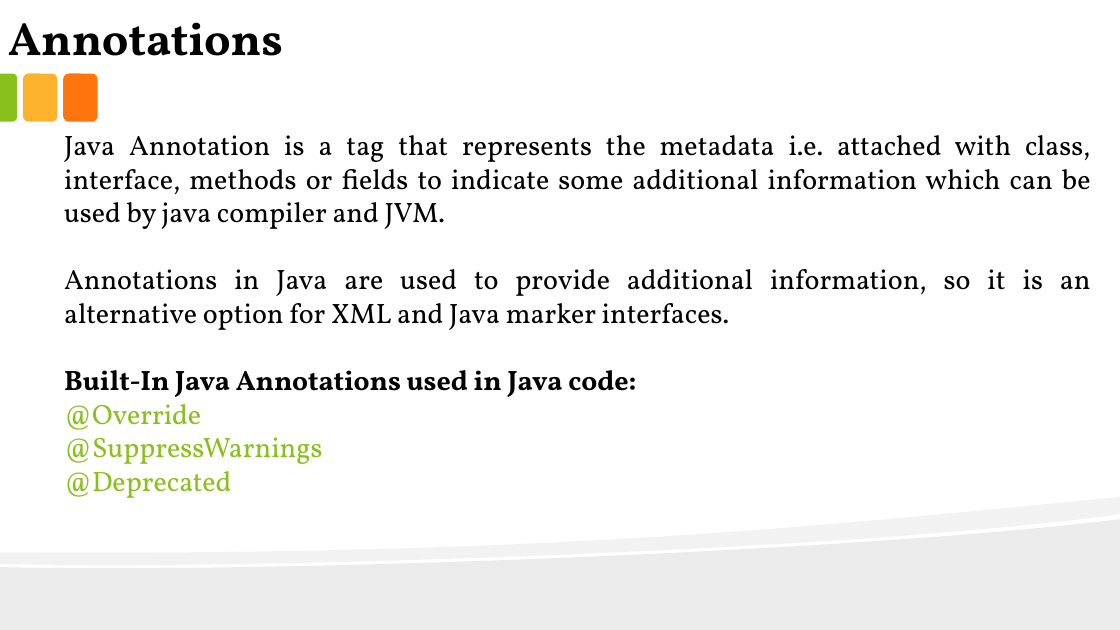
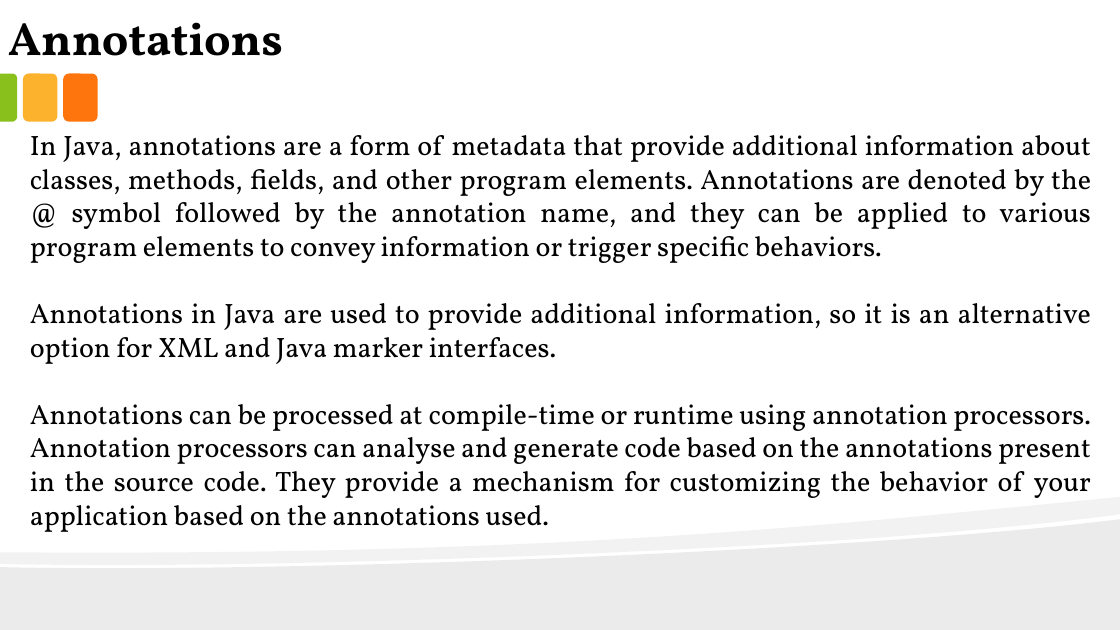
Before and after one commit to anirudhagaikwad/Java_Programming, a slide deck: slide 11 of Java_PPT/#14_Generics.pptx (slide 8 before the commit). Drawn at 1120x630 pixels with LibreOffice and Linux fonts; fonts in the diff are those of the drawing. Boxes give left, top, right and bottom in pixels: in the first picture for what was removed or moved away, otherwise in the second. Text is boxed around its words. In the diff, an @@ line names an element or a change of style, - is before the commit and + after.

```diff
--- a/Java_PPT/#14_Generics.pptx
+++ b/Java_PPT/#14_Generics.pptx
@@ text "In Java, annotations are a ...": place and size @@
-text "In Java, annotations are a ..." at [64, 135, 1091, 498]
+text "In Java, annotations are a ..." at [30, 135, 1091, 532]
@@ text at [30, 135, 1091, 263]: text changed @@
-Java Annotation is a tag that represents the metadata i.e. attached with class, interface, methods or fields to indicate some additional information which can be used by java compiler and JVM.
+In Java, annotations are a form of metadata that provide additional information about classes, methods, fields, and other program elements. Annotations are denoted by the @ symbol followed by the annotation name, and they can be applied to various program elements to convey information or trigger specific behaviors.
@@ text at [30, 404, 1091, 532]: text changed; bold off @@
-Built-In Java Annotations used in Java code:
-@Override
-@SuppressWarnings
-@Deprecated
+Annotations can be processed at compile-time or runtime using annotation processors. Annotation processors can analyse and generate code based on the annotations present in the source code. They provide a mechanism for customizing the behavior of your application based on the annotations used.
```
Also in this commit, not shown: 7 other slides changed, 7 slides added, 4 slides removed, 5 other files.
